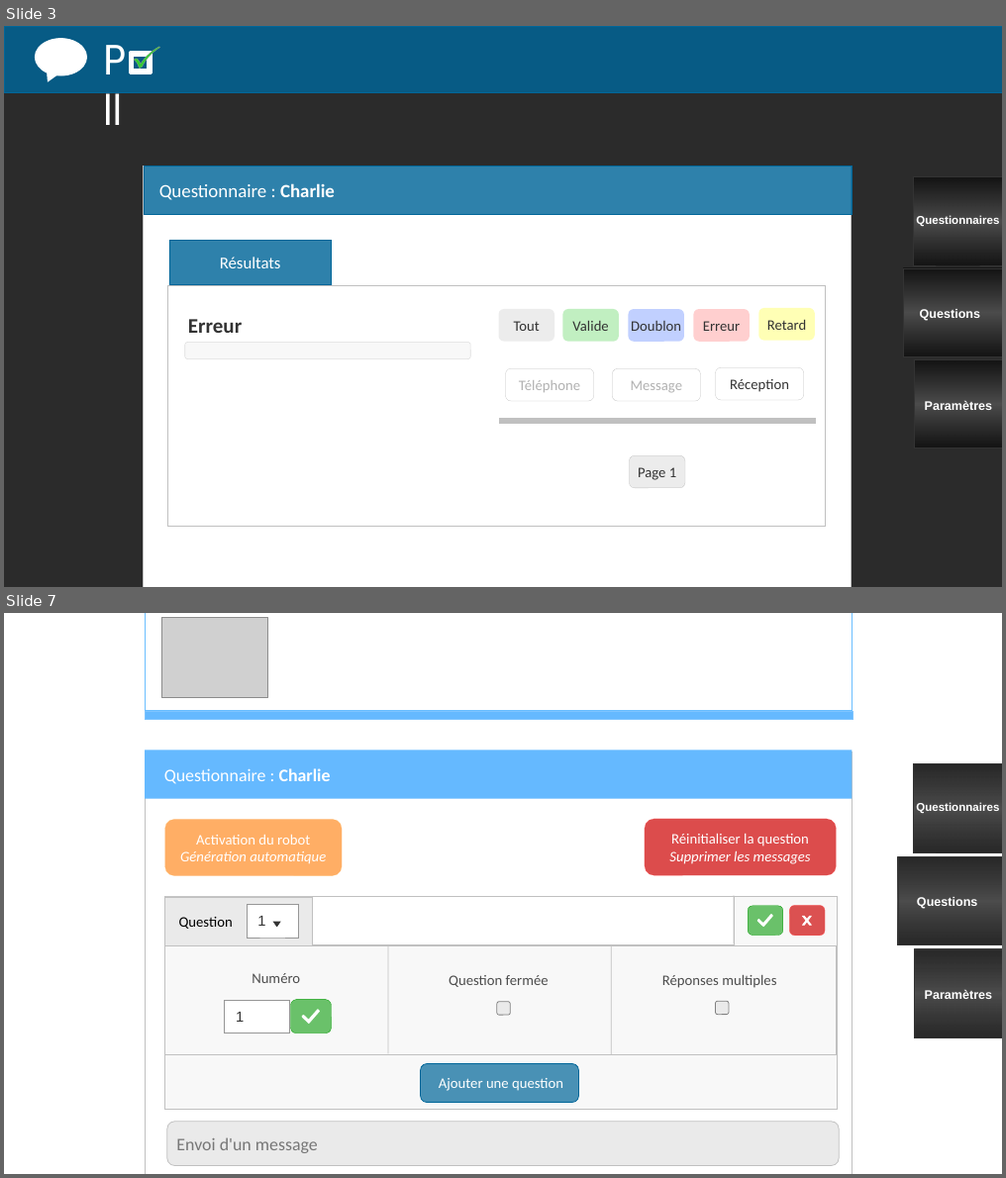
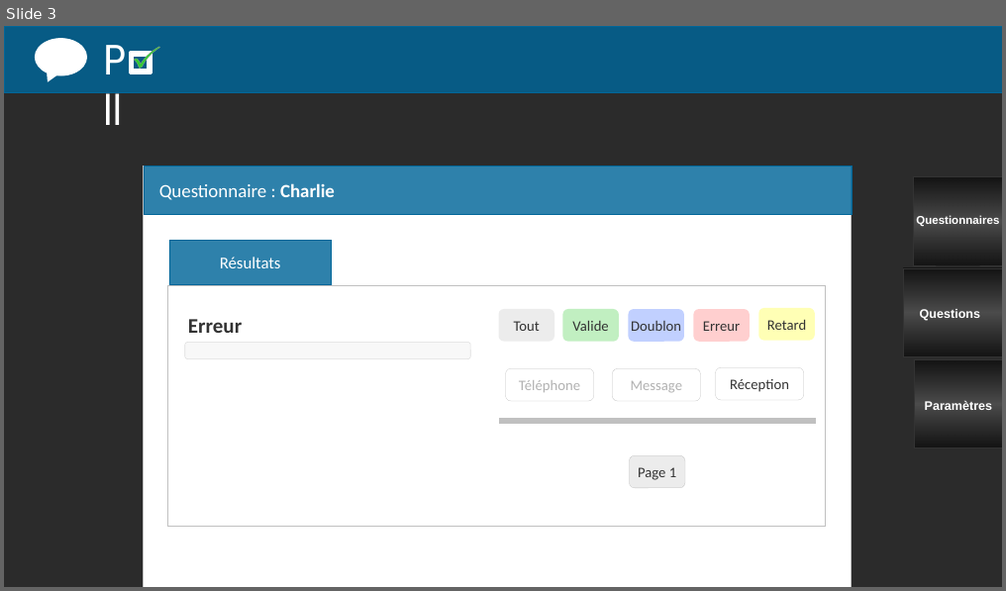
Before and after one commit to Airenn/Poll-Web, a slide deck: Poll-Web-master/maquette/maquette_page_questions.ppt. Shown one above the other, each under a label of ours: slides 3 and 7 before the commit, slide 3 after it; the slides between them are not shown. The pictures are 1006x1178 and 1006x591 pixels, drawn with LibreOffice and Linux fonts; fonts in the diff are those of the drawing; grey boxes stand for pictures; background and template pictures are left out; a plain dark background stands for a picture behind light text. Boxes give left, top, right and bottom in pixels: in the first picture for what was removed or moved away, otherwise in the second. Text is boxed around its words. In the diff, an @@ line names an element or a change of style, - is before the commit and + after.

```diff
--- a/Poll-Web-master/maquette/maquette_page_questions.ppt
+++ b/Poll-Web-master/maquette/maquette_page_questions.ppt
@@ slide 7 removed at [4,613,1002,1174], background picture (left out) @@
@@ rectangle removed at [145,613,851,710] @@
@@ picture removed at [161,618,267,698] @@
@@ rectangle removed at [146,711,852,720] @@
@@ rectangle removed at [145,752,851,1174] @@
@@ rectangle removed at [145,750,851,798] @@
-Questionnaire : Charlie
@@ rectangle removed at [914,764,1002,853] @@
@@ rounded rectangle removed at [164,820,342,876] @@
-Activation du robot
-Génération automatique
@@ rounded rectangle removed at [645,819,836,875] @@
-Réinitialiser la question
-Supprimer les messages
@@ text removed at [916,802,999,813] @@
-Questionnaires
@@ rectangle removed at [898,857,1002,945] @@
@@ rectangle removed at [164,896,837,1109] @@
@@ rectangle removed at [164,897,312,946] @@
-Question
@@ rectangle removed at [247,904,298,938] @@
-1
@@ rectangle removed at [310,896,734,945] @@
@@ line removed from (734, 895) to (734, 944) @@
@@ text removed at [917,897,977,909] @@
-Questions
@@ flow chart merge removed at [273,922,280,927] @@
@@ group removed at [747,905,825,936]: 2 rounded rectangles, 2 freeform shapes @@
@@ rectangle removed at [914,950,1002,1038] @@
@@ text removed at [925,990,993,999] @@
-Paramètres
@@ group removed at [164,945,836,1056]: 3 rounded rectangles, 3 texts, 2 rectangles, 2 lines, 1 freeform shape @@
-1
-Numéro
-Question fermée
-Réponses multiples
@@ rounded rectangle removed at [420,1064,578,1103] @@
-Ajouter une question
@@ rounded rectangle removed at [167,1122,839,1165] @@
-Envoi d'un message
```
Also in this commit, not shown: 4 other slides removed, 2 other files.
